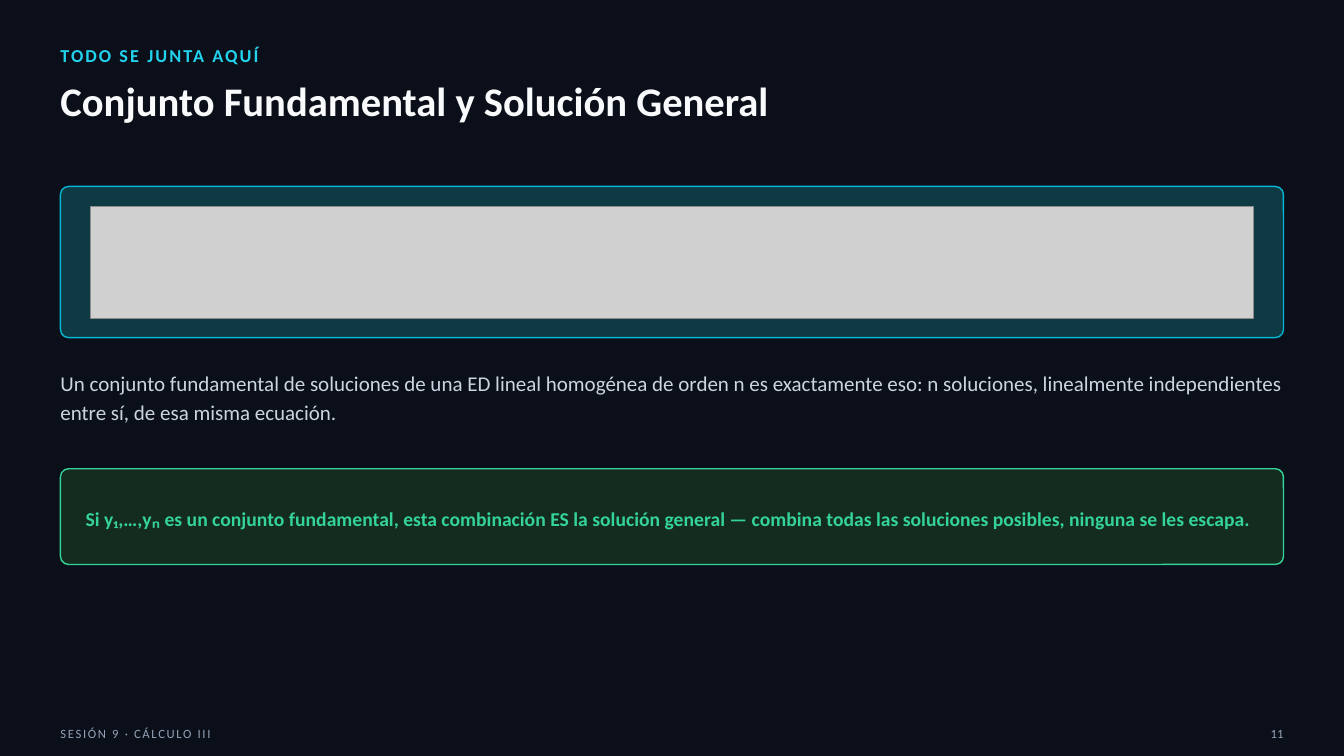
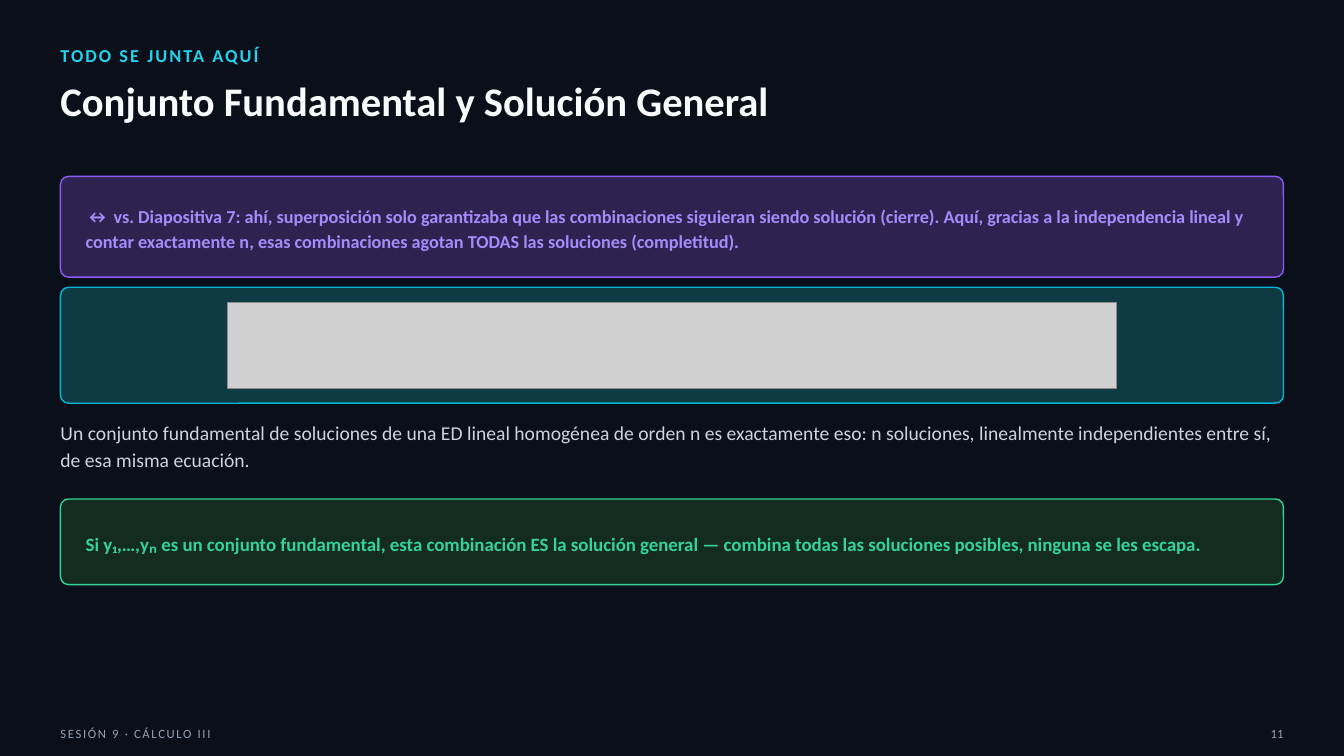
Before and after one commit to SernaEd/FirmsSimulationClass, a slide deck: slide 11 of sesion9/Sesion9_Teoria_Preliminar.pptx. Drawn at 1344x756 pixels with LibreOffice and Linux fonts; fonts in the diff are those of the drawing; grey boxes stand for pictures. Boxes give left, top, right and bottom in pixels: in the first picture for what was removed or moved away, otherwise in the second. Text is boxed around its words. In the diff, an @@ line names an element or a change of style, - is before the commit and + after.

```diff
--- a/sesion9/Sesion9_Teoria_Preliminar.pptx
+++ b/sesion9/Sesion9_Teoria_Preliminar.pptx
@@ rounded rectangle added at [60, 176, 1284, 277], fill #2E2350, outline #8B5CF6 1 pt @@
@@ text added at [86, 209, 1244, 251], 13 pt, text #A78BFA, bold @@
+↔ vs. Diapositiva 7: ahí, superposición solo garantizaba que las combinaciones siguieran siendo solución (cierre). Aquí, gracias a la independencia lineal y contar exactamente n, esas combinaciones agotan TODAS las soluciones (completitud).
@@ rounded rectangle at [60, 287, 1284, 403]: proportions changed @@
@@ rounded rectangle: place and size @@
-rounded rectangle at [60, 187, 1284, 338]
+rounded rectangle at [60, 287, 1284, 403]
@@ picture: place and size @@
-picture at [91, 206, 1253, 318]
+picture at [227, 302, 1117, 388]
@@ text "Un conjunto fundamental de soluciones ...": place and size @@
-text "Un conjunto fundamental de soluciones ..." at [60, 376, 1281, 423]
+text "Un conjunto fundamental de soluciones ..." at [60, 426, 1271, 467]
@@ text "Un conjunto fundamental de soluciones ..." at [60, 426, 1271, 467]: size 15 to 14 pt @@
@@ rounded rectangle: place and size @@
-rounded rectangle at [60, 469, 1284, 565]
+rounded rectangle at [60, 499, 1284, 585]
@@ rounded rectangle at [60, 499, 1284, 585]: proportions changed @@
@@ text "Si y₁,…,yₙ es un conjunto ...": place and size @@
-text "Si y₁,…,yₙ es un conjunto ..." at [86, 512, 1250, 530]
+text "Si y₁,…,yₙ es un conjunto ..." at [86, 537, 1200, 554]
@@ text "Si y₁,…,yₙ es un conjunto ..." at [86, 537, 1200, 554]: size 14 to 13.5 pt @@
```
Also in this commit, not shown: 4 other slides changed, 1 slide added, 2 other files.
